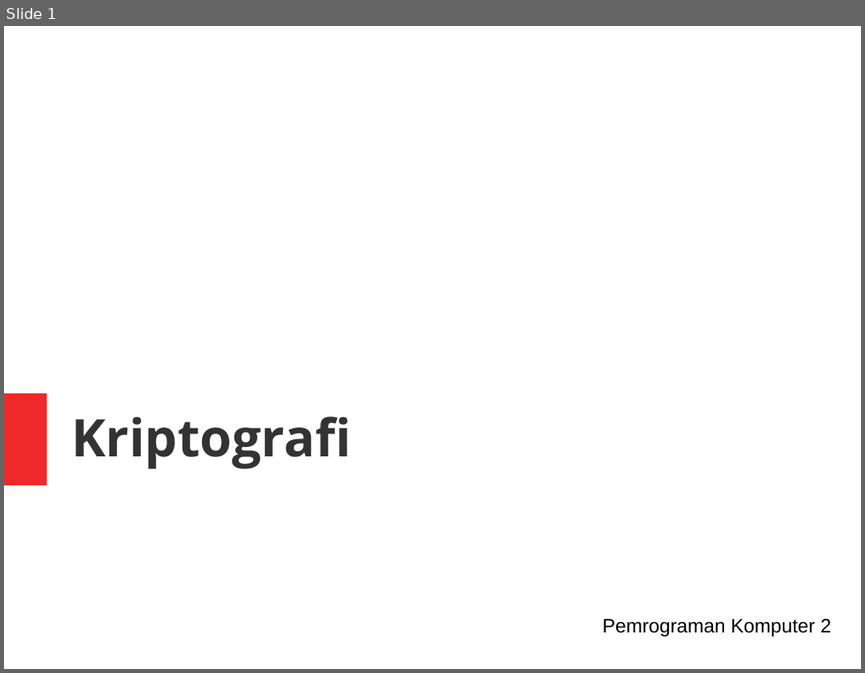
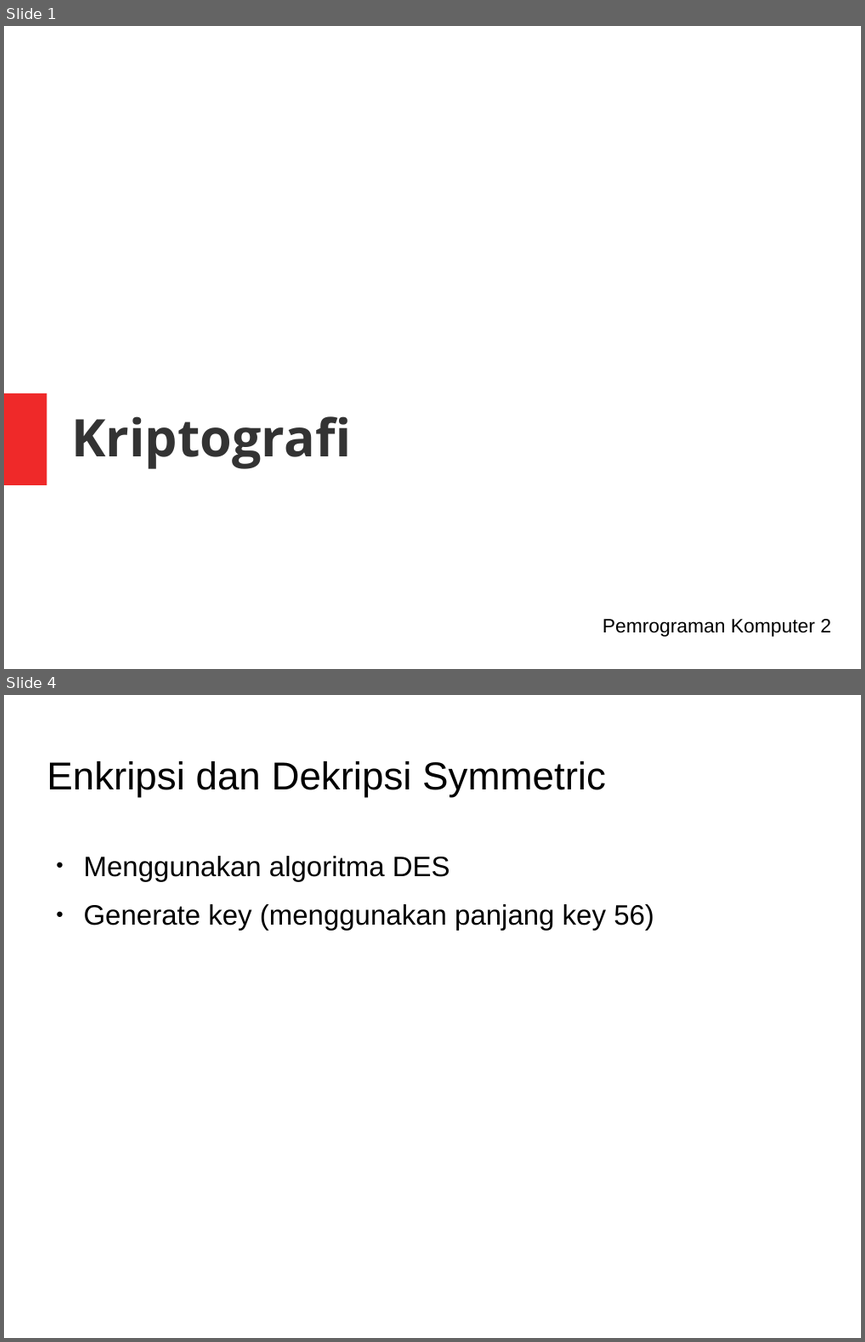
Before and after one commit to Dickyfathur7/pemrograman-komputer-2, a slide deck: 10-cryptography-BELUM-SELESAI/slide-crypto.odp. Shown one above the other, each under a label of ours: slide 1 before the commit, slides 1 and 4 after it; the slides between them are not shown. The pictures are 865x673 and 865x1342 pixels, drawn with LibreOffice and Linux fonts; fonts in the diff are those of the drawing; background and template pictures are left out. Boxes give left, top, right and bottom in pixels: in the first picture for what was removed or moved away, otherwise in the second. Text is boxed around its words. In the diff, an @@ line names an element or a change of style, - is before the commit and + after.

```diff
--- a/10-cryptography-BELUM-SELESAI/slide-crypto.odp
+++ b/10-cryptography-BELUM-SELESAI/slide-crypto.odp
@@ slide 4 added at [4,695,861,1338], background picture (left out) @@
@@ title added at [46,761,606,798], 36 pt, text #000000 @@
+Enkripsi dan Dekripsi Symmetric
@@ text added at [84,856,654,930], 26 pt, text #000000 @@
+● Menggunakan algoritma DES
+● Generate key (menggunakan panjang key 56)
```
Also in this commit, not shown: 2 slides changed, 19 other files.
